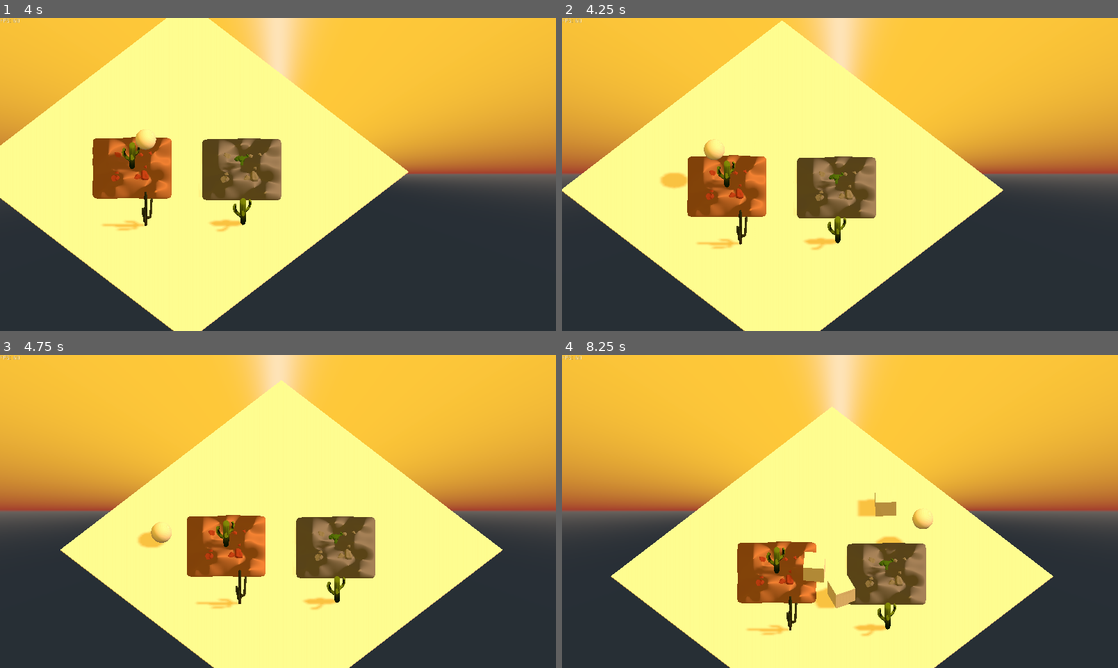
Above: before the commit, frames 1-4 (two rows, left to right).
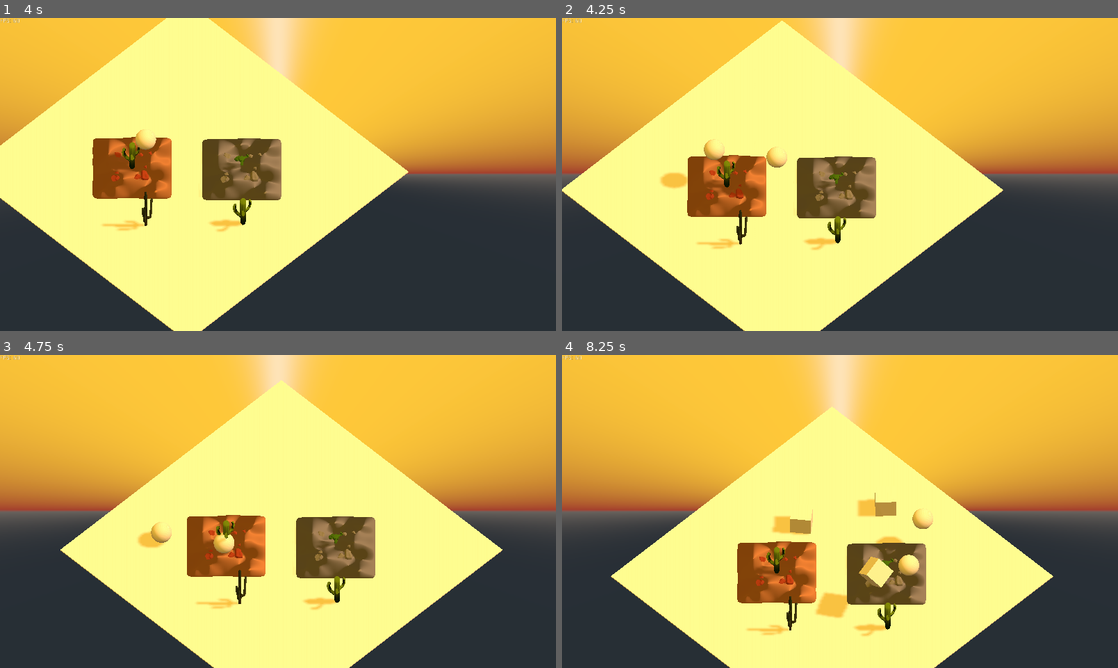
Above: after the commit, the same moments.

Repository: Wharfiggle/GRAZER
Game: Godot game, scene res://Level.tscn
Same seed, same stepped clock (60 frames per second), same inputs: the game is played once before the commit and once after it. The project has no main scene, so this scene is started directly.
Inputs:
- Up to frame 1 (4 s): hold Right (ui_right) 0.53-1.28 s; tap Space (jump) at 0.77, 1.52, 3.02, 3.77 s; hold Down (ui_down) 1.28-2.03 s; hold Right (ui_right) 2.03-2.78 s; hold Up (ui_up) 2.78-3.53 s; hold Left (ui_left) from 3.53 s (still down)
- Up to frame 2 (4.25 s): keep holding Left (ui_left); tap 1 (debug1, bound only after the commit) at 4.15 s
- Up to frame 3 (4.75 s): keep holding Left (ui_left); tap Space (jump) at 4.52 s
- Up to frame 4 (8.25 s): release Left (ui_left) at 5.03 s; hold Down (ui_down) 5.03-5.78 s; hold Right (ui_right) 5.78-6.53 s; tap Space (jump) at 6.02, 6.77, 7.52 s; hold Up (ui_up) 6.53-7.28 s; hold Right (ui_right) 7.28-8.03 s; hold Down (ui_down) from 8.03 s (still down)

Frame 1 is identical in both runs. In frame 2, 0.2% of the frame differs, in the area x 28-41%, y 41-57%; in frame 3, 0.2%; in frame 4, 1.8%, in the area x 37-65%, y 49-84%.

Commit message:
Added terrain handler
press '1' to spawn another player

Diff:
--- a/Grazer/Level.tscn
+++ b/Grazer/Level.tscn
@@ -7,6 +7,7 @@
 [ext_resource path="res://empress of bostonia.png" type="Texture" id=5]
 [ext_resource path="res://FPSCounter.gd" type="Script" id=6]
 [ext_resource path="res://Assets/Ball.tscn" type="PackedScene" id=7]
+[ext_resource path="res://Scripts/terrainController.gd" type="Script" id=8]
 
 [sub_resource type="VisualShaderNodeInput" id=6]
 output_port_for_preview = 0
@@ -128,6 +129,7 @@
 background_sky = SubResource( 18 )
 
 [node name="Level" type="Spatial"]
+script = ExtResource( 8 )
 
 [node name="FPS Counter" type="Label" parent="."]
 margin_top = 0.00012207
--- /dev/null
+++ b/Grazer/Scripts/terrainController.gd
@@ -0,0 +1,12 @@
+extends Spatial
+onready var player = preload("res://Assets/Ball.tscn")
+
+func _ready():
+	pass
+
+func _process(delta):
+	print("frame")
+	if(Input.is_action_just_pressed("debug1")):
+		var newPlayer = player.instance()
+		newPlayer.transform.origin = (Vector3(0,5,0))
+		get_tree().get_root().add_child(newPlayer)
--- a/Grazer/project.godot
+++ b/Grazer/project.godot
@@ -33,6 +33,11 @@
 "events": [ Object(InputEventKey,"resource_local_to_scene":false,"resource_name":"","device":0,"alt":false,"shift":false,"control":false,"meta":false,"command":false,"pressed":false,"scancode":32,"physical_scancode":0,"unicode":0,"echo":false,"script":null)
  ]
 }
+debug1={
+"deadzone": 0.5,
+"events": [ Object(InputEventKey,"resource_local_to_scene":false,"resource_name":"","device":0,"alt":false,"shift":false,"control":false,"meta":false,"command":false,"pressed":false,"scancode":49,"physical_scancode":0,"unicode":0,"echo":false,"script":null)
+ ]
+}
 
 [mono]
 
Not shown: 1 places in Grazer/Level.tscn that only renumber resources
